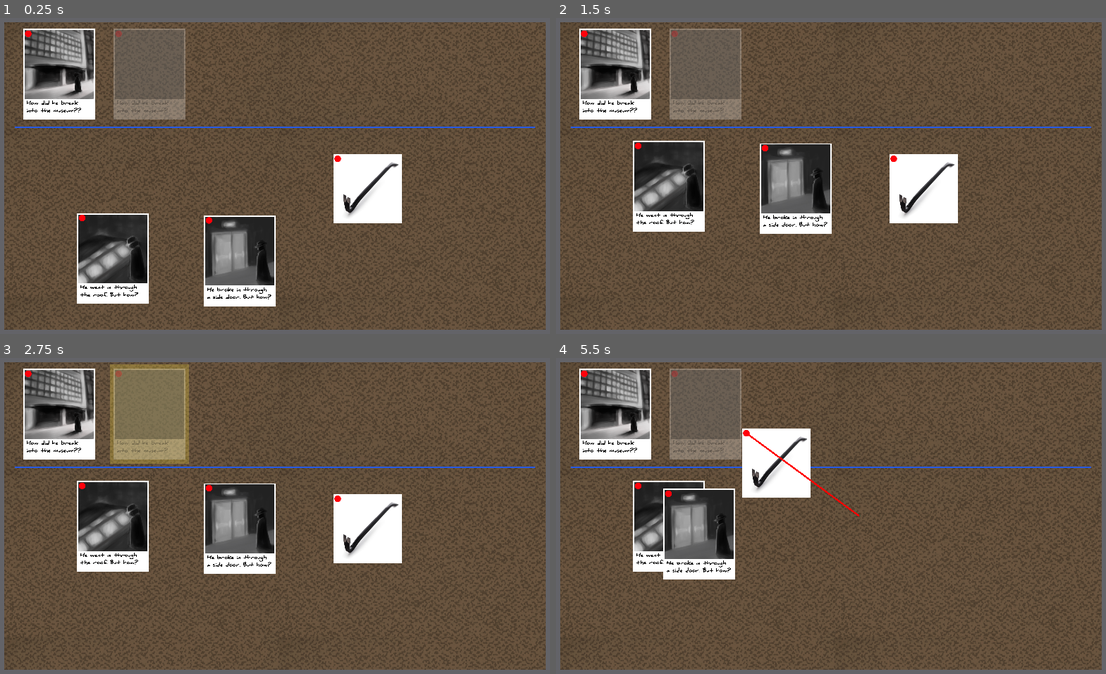
Above: before the commit, frames 1-4 (two rows, left to right).
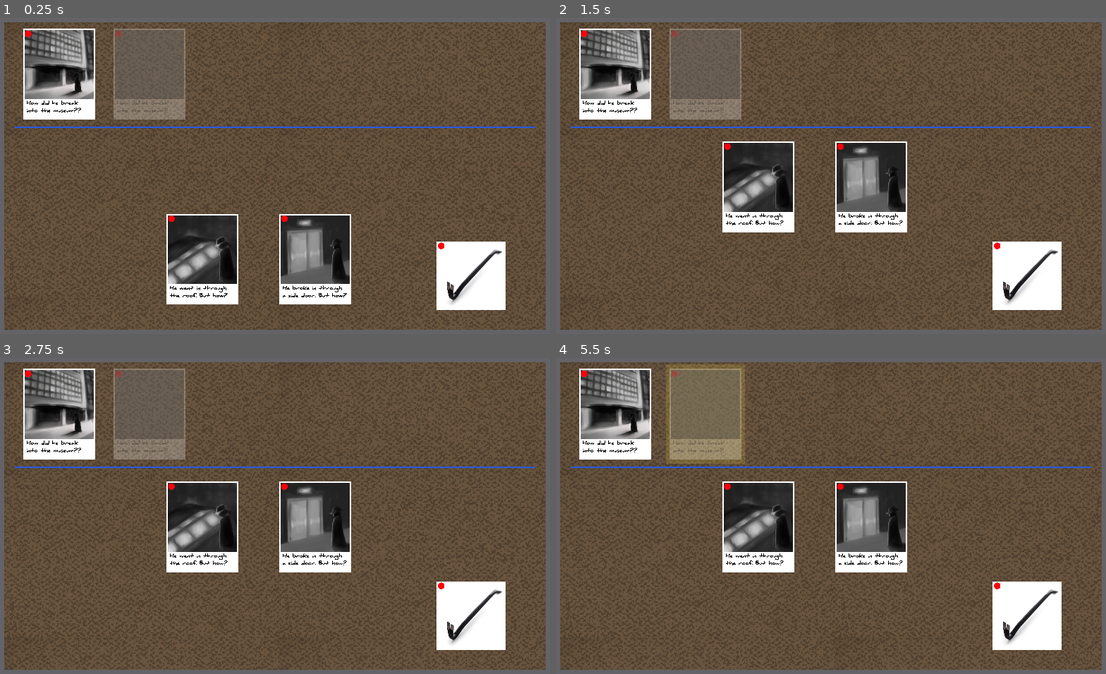
Above: after the commit, the same moments.

Repository: IanWark/VGADGameJamWinter2019
Game: Godot game, scene res://scenes/game_screen.tscn
The game is run twice, just before and just after one commit, with the same random seed, the same clock (stepped at 60 frames per second) and the same inputs.
Inputs (mouse positions are in pixels of both pictures, inside the frame that each line leads up to):
- Up to frame 1 (0.25 s): no input
- Up to frame 2 (1.5 s): drag from (616, 74) to (671, 185) at 0.52 s; tap Enter at 1.25 s; drag from (704, 74) to (671, 185) at 1.27 s
- Up to frame 3 (2.75 s): tap Space at 2 s; press the mouse at (115, 525) at 2.03 s
- Up to frame 4 (5.5 s): release the mouse at (671, 525) at 2.75 s; tap Enter at 2.75, 5 s; drag from (798, 528) to (704, 414) at 2.77 s; drag from (924, 528) to (671, 525) at 3.52 s; tap Space at 4.25 s; drag from (638, 497) to (748, 433) at 4.27 s; move the mouse to (858, 516) at 5.02 s; press the mouse at (858, 516) at 5.03 s

The runs differ from the first frame. In frame 1, 18% of the frame differs, in the area x 13-92%, y 43-93%; in frame 2, 17%; in frame 3, 19%, in the area x 13-92%, y 2-93%; in frame 4, 17%.

Commit message:
fix game_screen merge

Diff:
--- a/scenes/game_screen.tscn
+++ b/scenes/game_screen.tscn
@@ -7,7 +7,7 @@
 [ext_resource path="res://scenes/events/event_1_a.tscn" type="PackedScene" id=5]
 [ext_resource path="res://scenes/events/event_1_b.tscn" type="PackedScene" id=6]
 [ext_resource path="res://scenes/clue.tscn" type="PackedScene" id=7]
-[ext_resource path="res://scenes/strings.gd" type="Script" id=8]
+[ext_resource path="res://scripts/strings.gd" type="Script" id=8]
 
 [sub_resource type="Gradient" id=1]
 
@@ -66,6 +66,7 @@
 
 [node name="Locked Events" type="Container" parent="." index="1"]
 
+editor/display_folded = true
 anchor_left = 0.0
 anchor_top = 0.0
 anchor_right = 1.0
@@ -205,19 +206,31 @@
 sharp_limit = 2.0
 round_precision = 8
 
-[node name="event_1_a" parent="." index="2" instance=ExtResource( 5 )]
-
-position = Vector2( 217.887, 318.663 )
-
-[node name="event_1_b" parent="." index="3" instance=ExtResource( 6 )]
-
-position = Vector2( 448.124, 322.895 )
-
-[node name="Sprite" parent="." index="4" instance=ExtResource( 7 )]
-
-position = Vector2( 680.169, 322.896 )
-
-[node name="ItemViewLayer" type="CanvasLayer" parent="." index="5"]
+[node name="new_event_pos_1" type="Node2D" parent="." index="2"]
+
+position = Vector2( 380, 320 )
+scale = Vector2( 0.25, 0.25 )
+_sections_unfolded = [ "Transform" ]
+
+[node name="new_event_pos_2" type="Node2D" parent="." index="3"]
+
+position = Vector2( 585, 320 )
+scale = Vector2( 0.25, 0.25 )
+_sections_unfolded = [ "Transform" ]
+
+[node name="event_1_a" parent="." index="4" instance=ExtResource( 5 )]
+
+position = Vector2( 380, 320 )
+
+[node name="event_1_b" parent="." index="5" instance=ExtResource( 6 )]
+
+position = Vector2( 585, 320 )
+
+[node name="Sprite" parent="." index="6" instance=ExtResource( 7 )]
+
+position = Vector2( 868.013, 481.275 )
+
+[node name="ItemViewLayer" type="CanvasLayer" parent="." index="7"]
 
 editor/display_folded = true
 layer = 1
@@ -261,8 +274,8 @@
 use_top_left = false
 _sections_unfolded = [ "Rect", "Visibility" ]
 
-[node name="strings" type="Node2D" parent="." index="6"]
+[node name="strings" type="Node2D" parent="." index="8"]
 
 z_index = 1
 script = ExtResource( 8 )
-_sections_unfolded = [ "Z Index" ]
+_sections_unfolded = [ "Visibility", "Z Index" ]
--- a/scenes/pin.tscn
+++ b/scenes/pin.tscn
@@ -1,7 +1,9 @@
 [gd_scene load_steps=4 format=2]
 
 [ext_resource path="res://art/pin.png" type="Texture" id=1]
-[ext_resource path="res://scenes/pin.gd" type="Script" id=2]
+[ext_resource path="res://scripts/pin.gd" type="Script" id=2]
+
+
 
 [sub_resource type="CircleShape2D" id=1]
 
Renamed: scenes/pin.gd -> scripts/pin.gd
Renamed: scenes/strings.gd -> scripts/strings.gd
